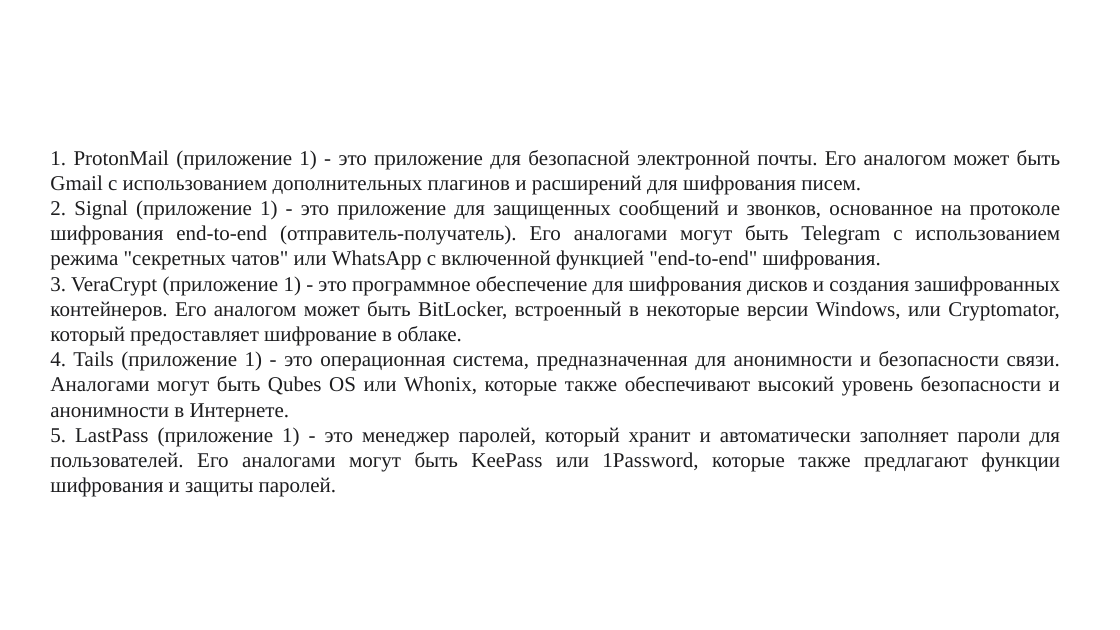
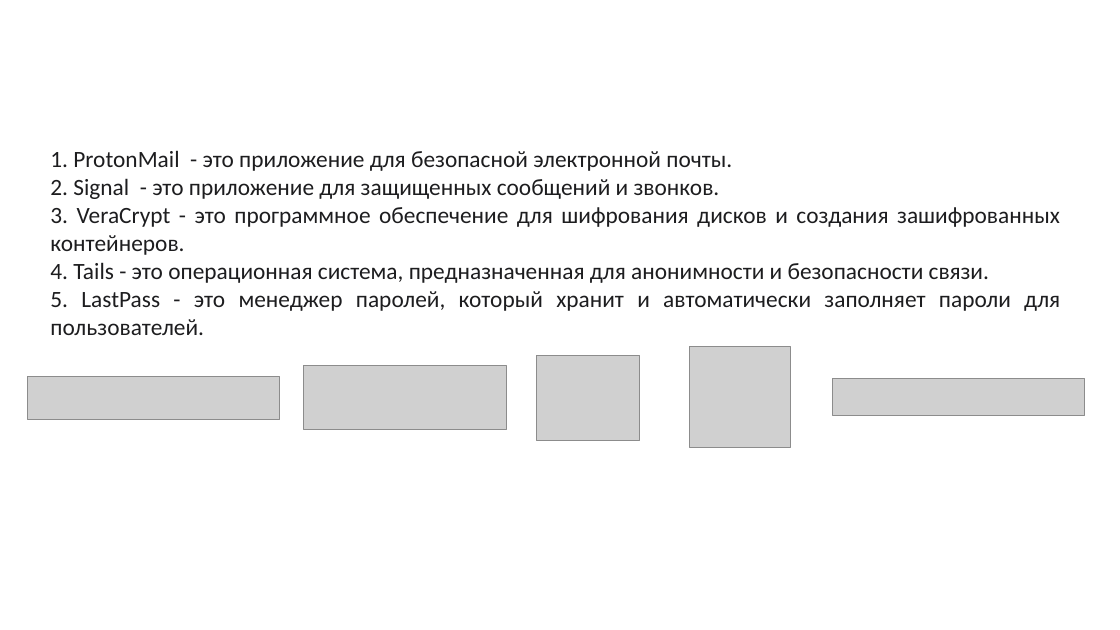
Before and after one commit to rad1anttt/diplom-_-, a slide deck: slide 11 of rad1anttt презентация.pptx (slide 9 before the commit). Drawn at 1120x630 pixels with LibreOffice and Linux fonts; fonts in the diff are those of the drawing; grey boxes stand for pictures; background and template pictures are left out. Boxes give left, top, right and bottom in pixels: in the first picture for what was removed or moved away, otherwise in the second. Text is boxed around its words. In the diff, an @@ line names an element or a change of style, - is before the commit and + after.

```diff
--- a/rad1anttt презентация.pptx
+++ b/rad1anttt презентация.pptx
@@ text at [50,150,1060,335]: text changed; size 18 to 20 pt; font Times New Roman to Calibri @@
-1. ProtonMail (приложение 1) - это приложение для безопасной электронной почты. Его аналогом может быть Gmail с использованием дополнительных плагинов и расширений для шифрования писем.
-2. Signal (приложение 1) - это приложение для защищенных сообщений и звонков, основанное на протоколе шифрования end-to-end (отправитель-получатель). Его аналогами могут быть Telegram с использованием режима "секретных чатов" или WhatsApp с включенной функцией "end-to-end" шифрования.
-3. VeraCrypt (приложение 1) - это программное обеспечение для шифрования дисков и создания зашифрованных контейнеров. Его аналогом может быть BitLocker, встроенный в некоторые версии Windows, или Cryptomator, который предоставляет шифрование в облаке.
-4. Tails (приложение 1) - это операционная система, предназначенная для анонимности и безопасности связи. Аналогами могут быть Qubes OS или Whonix, которые также обеспечивают высокий уровень безопасности и анонимности в Интернете.
-5. LastPass (приложение 1) - это менеджер паролей, который хранит и автоматически заполняет пароли для пользователей. Его аналогами могут быть KeePass или 1Password, которые также предлагают функции шифрования и защиты паролей.
+1. ProtonMail - это приложение для безопасной электронной почты.
+2. Signal - это приложение для защищенных сообщений и звонков.
+3. VeraCrypt - это программное обеспечение для шифрования дисков и создания зашифрованных контейнеров.
+4. Tails - это операционная система, предназначенная для анонимности и безопасности связи.
+5. LastPass - это менеджер паролей, который хранит и автоматически заполняет пароли для пользователей.
@@ picture added at [536,355,639,440] @@
@@ picture added at [689,347,790,448] @@
@@ picture added at [28,376,280,419] @@
@@ picture added at [303,365,507,429] @@
@@ picture added at [833,379,1085,416] @@
```
Also in this commit, not shown: 16 other slides changed, 7 slides added, 2 slides removed, 1 other file.
